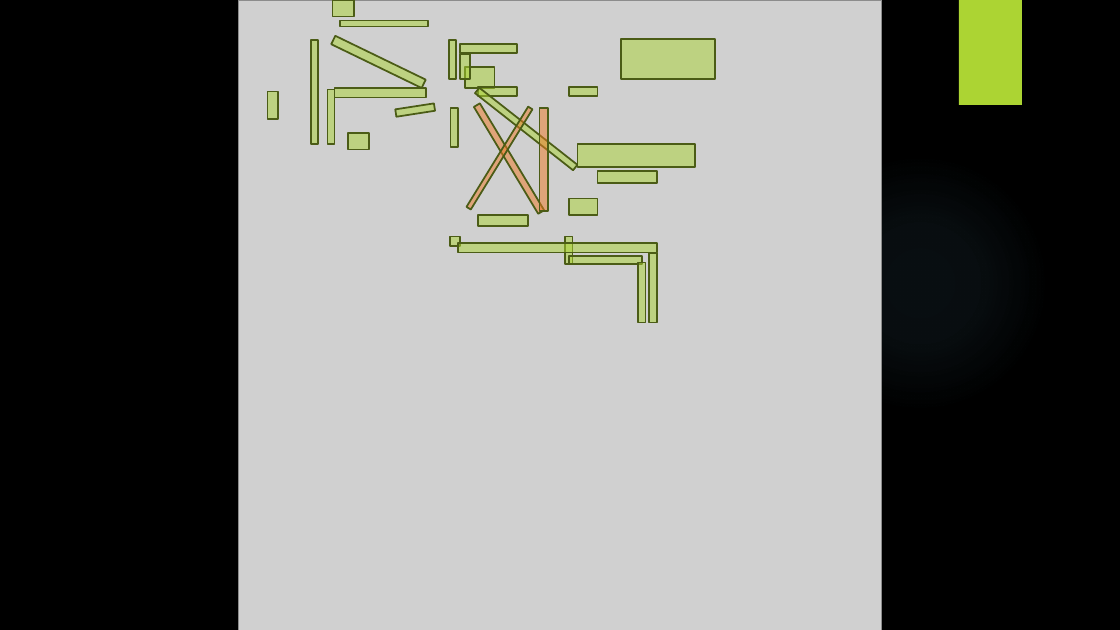
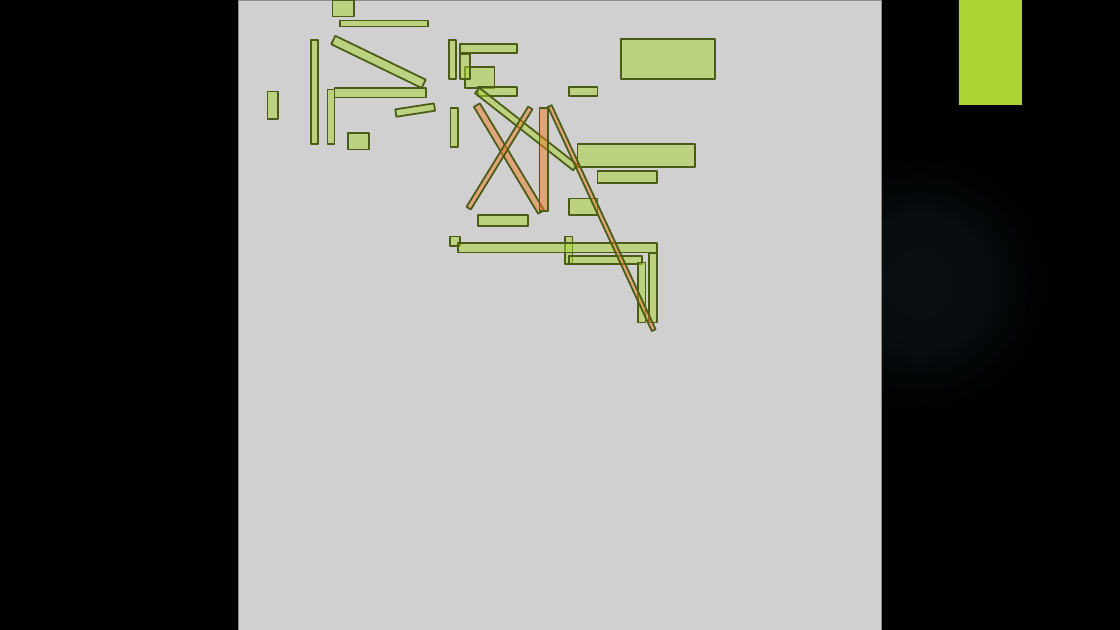
Before and after one commit to yasenstar/EA_MetaModel, a slide deck: slide 32 of Master_EAS_Meta-Model.pptx. Drawn at 1120x630 pixels with LibreOffice and Linux fonts; fonts in the diff are those of the drawing; grey boxes stand for pictures; background and template pictures are left out. Boxes give left, top, right and bottom in pixels: in the first picture for what was removed or moved away, otherwise in the second. Text is boxed around its words. In the diff, an @@ line names an element or a change of style, - is before the commit and + after.

```diff
--- a/Master_EAS_Meta-Model.pptx
+++ b/Master_EAS_Meta-Model.pptx
@@ rectangle added at (548, 106, 656, 331), fill #EF7A24 at 50% opacity, outline #4B5D16 1.5 pt @@
```
Also in this commit, not shown: 2 other slides changed, 3 slides added, 1 slide removed, 10 other files.
